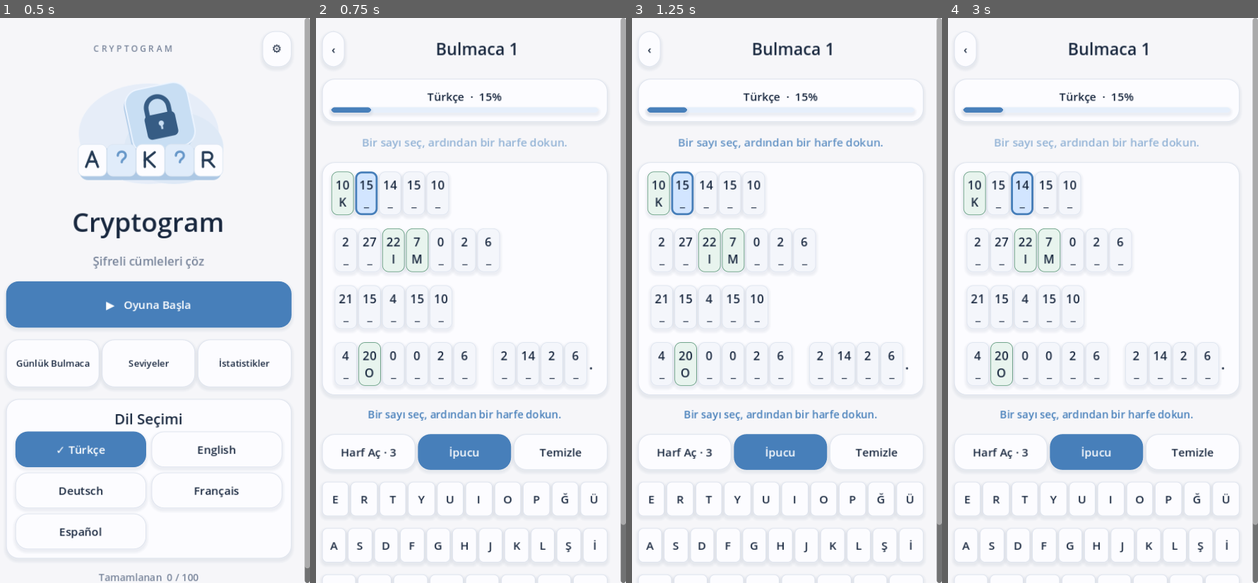
Above: before the commit, frames 1-4 (left to right).
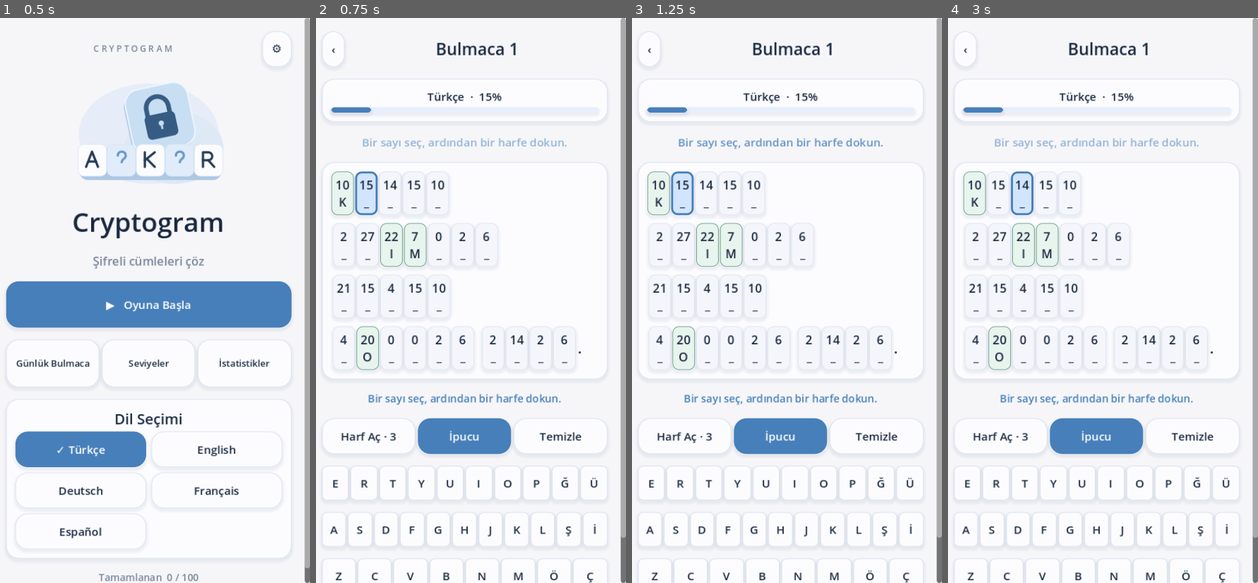
Above: after the commit, the same moments.

Repository: mehtapkirkgoz/cryptogram-mobile
Game: Godot game, scene res://scenes/main.tscn
The game is run twice, just before and just after one commit, with the same random seed, the same clock (stepped at 60 frames per second) and the same inputs.
Inputs:
- Up to frame 1 (0.5 s): no input
- Up to frame 2 (0.75 s): click "▶ Oyuna Başla" at 0.5 s
- Up to frame 3 (1.25 s): no input
- Up to frame 4 (3 s): click "10 K" at 1.25 s; click "15 _" at 2 s; click "14 _" at 2.75 s

Frame 1 is identical in both runs. In frame 2, 7.2% of the frame differs, in the area x 2-100%, y 36-100%; in frame 3, 7.2%; in frame 4, 7.2%.

Commit message:
Tighten word spacing on narrow screens

Diff:
--- a/scripts/main.gd
+++ b/scripts/main.gd
@@ -234,15 +234,16 @@
 	info.add_child(progress_bar)
 	var board := panel(body)
 	var flow := HFlowContainer.new()
-	flow.add_theme_constant_override("h_separation", 16)
-	flow.add_theme_constant_override("v_separation", 20)
+	flow.size_flags_horizontal = Control.SIZE_EXPAND_FILL
+	flow.add_theme_constant_override("h_separation", 8)
+	flow.add_theme_constant_override("v_separation", 12)
 	board.add_child(flow)
 	var word_index := 0
 	var occurrence_index := 0
 	for word in game.sentence.split(" "):
 		var word_margin := MarginContainer.new()
-		word_margin.add_theme_constant_override("margin_left", 5 if word_index > 0 else 0)
-		word_margin.add_theme_constant_override("margin_right", 5)
+		word_margin.add_theme_constant_override("margin_left", 2 if word_index > 0 else 0)
+		word_margin.add_theme_constant_override("margin_right", 2)
 		flow.add_child(word_margin)
 		var letters := HBoxContainer.new()
 		letters.add_theme_constant_override("separation", 2)
